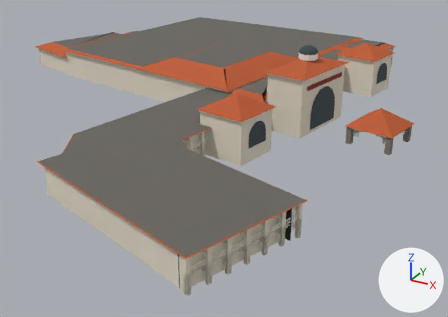
Renders of the glTF model assets/buildings/gaisano_country_mall.glb from each side of a commit.
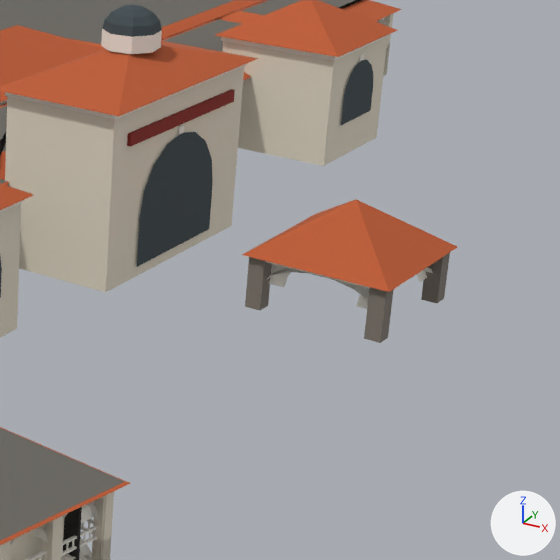
Each version is shown whole from a camera (50 mm lens) standing at (25.2, 338.9, 73.0) and looking at (-72.6, 516.7, -16.0), then close up on the part from 59% to 100% of the width and 14% to 71% of the height. The lights are fixed; the arrows at lower right show +X, +Y and +Z. The last two pictures show the newer version. Vertices at exactly the same position are counted once.

In view in the first close-up: 'GaisanoCountryMall'.
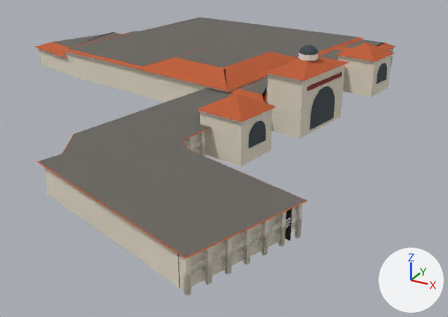
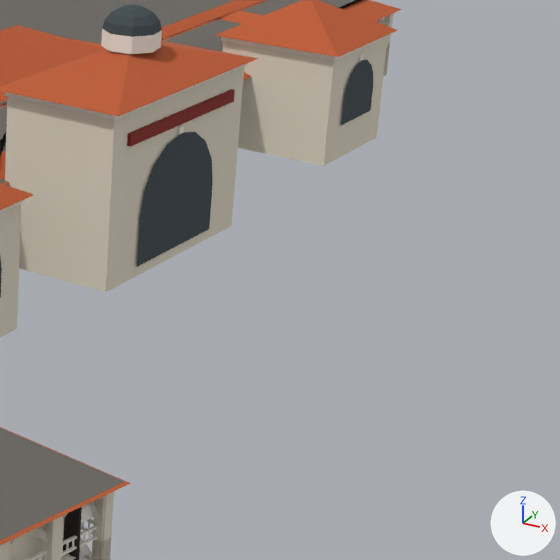
Commit message: Mall: rebuild without the porte-cochere

Where the change shows, as pixel boxes (x1, y1, x2, y2) in the close-ups (560 x 560 px):
'GaisanoCountryMall', reshaped
    before: (0, 0, 457, 560)
    after: (0, 0, 402, 560)
part 1 of me_gaisanocountrymall, deleted
    before: (242, 199, 457, 343)

What changed in the scene script:
```text
Change me_gaisanocountrymall:
    used by ob_gaisanocountrymall; location = (0.0, 0.0, 0.0)
    remove me_gaisanocountrymall.from_pydata(...)  # 7300 vertices, 9678 faces; spans x -179.0..-10.0, y 422.0..616.0, z 0.0..26.0
    add me_gaisanocountrymall.from_pydata(...)  # 7191 vertices, 9568 faces; spans x -179.0..-17.0, y 422.0..616.0, z 0.0..26.0
    me_gaisanocountrymall part 1: 10 loose pieces with 109 vertices, spanning x -29.0..-10.0, y 510.0..528.0, z 0.0..11.0, are deleted
    remove me_gaisanocountrymall.materials.append(mat_mall_stone)  # grey #827a71
```
